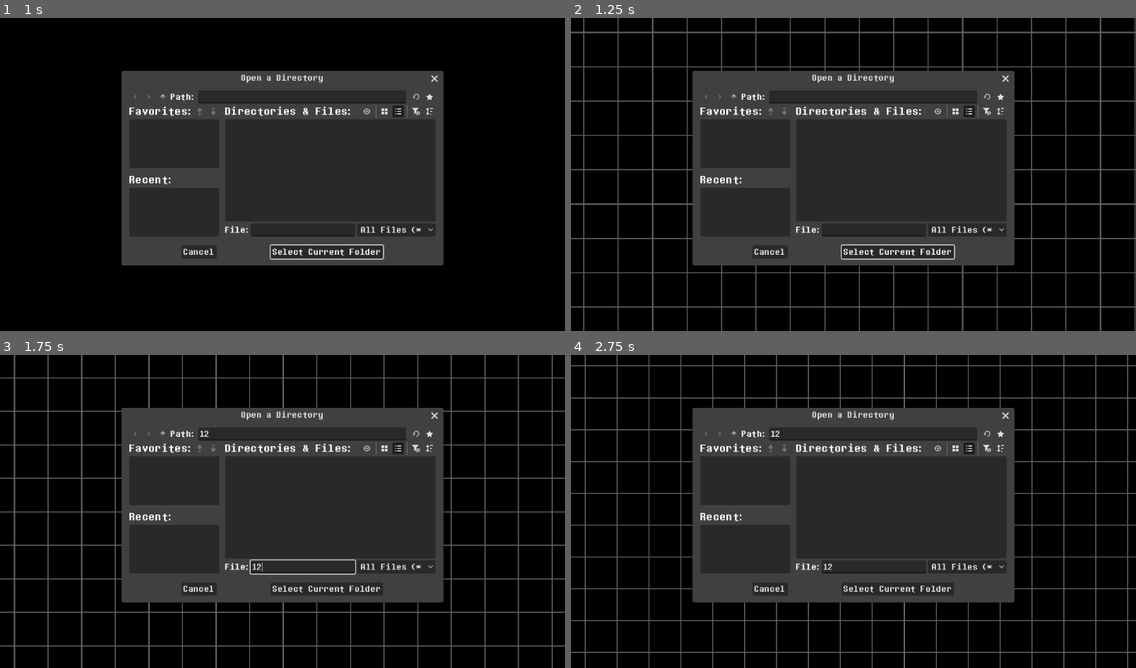
Above: before the commit, frames 1-4 (two rows, left to right).
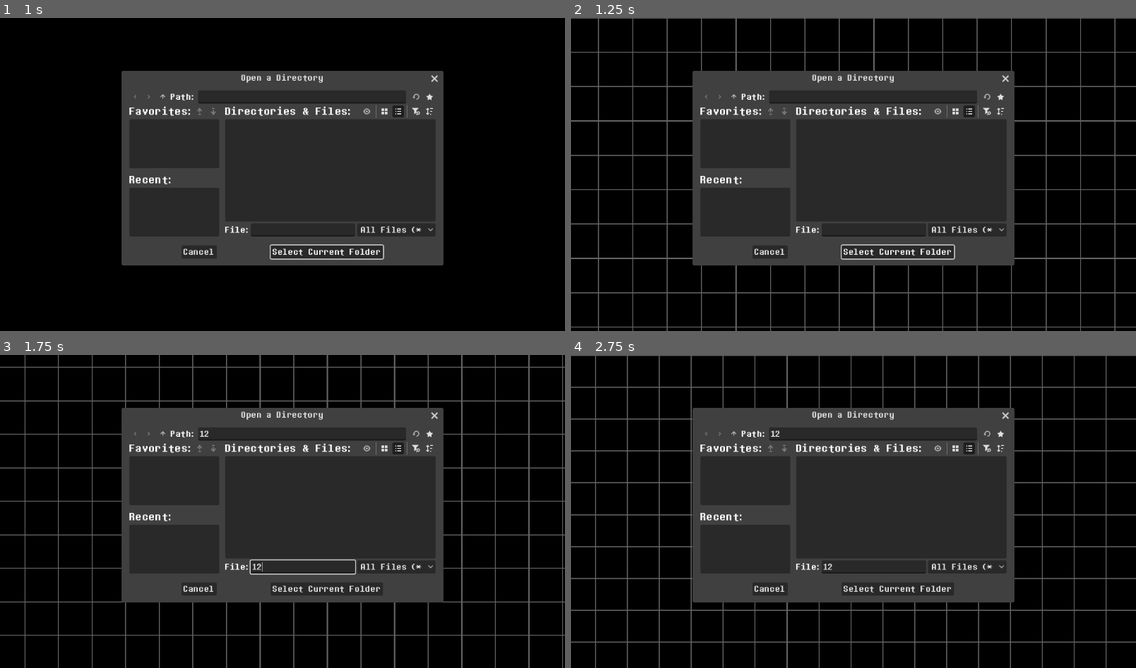
Above: after the commit, the same moments.

Repository: LunarTides/nutdealer
Game: Godot game, scene res://scenes/ui/main_menu.tscn
The game is run twice, just before and just after one commit, with the same random seed, the same clock (stepped at 60 frames per second) and the same inputs. The engine's default icon, where the game draws it, is replaced by a stand-in: a white triangle on a blue panel in a dark square.
Inputs (mouse positions are in pixels of both pictures, inside the frame that each line leads up to):
- Up to frame 1 (1 s): click "Play" at 0.5 s
- Up to frame 2 (1.25 s): no input
- Up to frame 3 (1.75 s): click (299, 433) at 1.27 s; type "12" at 1.35 s; click (305, 567) at 1.5 s; type "12" at 1.58 s
- Up to frame 4 (2.75 s): click "Play" at 2 s

Frame 1 is identical in both runs. In frame 2, 9.1% of the frame differs, in the area x 0-100%, y 0-100%; in frame 3, 9.1%; in frame 4, 10%.

Commit message:
Begin adding encounters
Very basic scene

Diff:
--- a/project.godot
+++ b/project.godot
@@ -28,6 +28,7 @@
 Game="*uid://c3lnjvu6ogxcq"
 GameData="*uid://l5dh4ucr6esa"
 Room="*uid://bowcpndgm5uca"
+Encounter="*uid://b1154jyvopxp2"
 
 [debug]
 
@@ -149,6 +150,11 @@
 "events": [Object(InputEventKey,"resource_local_to_scene":false,"resource_name":"","device":-1,"window_id":0,"alt_press …(195 unchanged characters)…
 ]
 }
+debug_end_encounter={
+"deadzone": 0.2,
+"events": [Object(InputEventKey,"resource_local_to_scene":false,"resource_name":"","device":-1,"window_id":0,"alt_pressed":false,"shift_pressed":false,"ctrl_pressed":false,"meta_pressed":false,"pressed":false,"keycode":0,"physical_keycode":4194335,"key_label":0,"unicode":0,"location":0,"echo":false,"script":null)
+]
+}
 
 [layer_names]
 
--- /dev/null
+++ b/resources/party_member_data.gd
@@ -0,0 +1,13 @@
+extends Resource
+class_name PartyMemberData
+
+@export var name: String:
+	set(value):
+		if name != value:
+			name = value
+			emit_changed()
+@export var health: int:
+	set(value):
+		if health != value:
+			health = value
+			emit_changed()
--- /dev/null
+++ b/scenes/character/encounter_party_member.gd
@@ -0,0 +1,33 @@
+extends Node2D
+class_name EncounterPartyMember
+
+signal intro_animation_ended
+
+var index: int = 0
+var data: PartyMemberData
+
+@export var animated_sprite_2d: AnimatedSprite2D
+
+# Called when the node enters the scene tree for the first time.
+func _ready() -> void:
+	# Temp before I get the sprites sorted.
+	if index == 1:
+		# Susie
+		modulate = Color.hex(0xdc00b4ff)
+	elif index == 2:
+		# Ralsei
+		modulate = Color.hex(0x36d439ff)
+
+
+# Called every frame. 'delta' is the elapsed time since the previous frame.
+func _process(delta: float) -> void:
+	pass
+
+func play_intro_animation() -> void:
+	var tween: Tween = create_tween()
+	tween.tween_interval(0.5)
+	tween.tween_property(self, ^"position", Vector2(150, 150), 0.5)
+	tween.tween_callback(intro_animation_ended.emit)
+
+func reposition() -> void:
+	position = Vector2(150, 150 * (index + 1))
--- /dev/null
+++ b/scenes/character/encounter_party_member.tscn
@@ -0,0 +1,100 @@
+[gd_scene format=3 uid="uid://db1npunkjreud"]
+
+[ext_resource type="Script" uid="uid://byyjtbjiwjhaj" path="res://scenes/character/encounter_party_member.gd" id="1_ls82y"]
+[ext_resource type="Texture2D" uid="uid://b7kh04emmiqw2" path="res://assets/sprites/characters/kris/movement/walk/down/kris_down_0.png" id="2_cejn6"]
+[ext_resource type="Texture2D" uid="uid://dk45ppiaxq32b" path="res://assets/sprites/characters/kris/movement/walk/down/kris_down_1.png" id="3_64gn4"]
+[ext_resource type="Texture2D" uid="uid://ocoqadvku7sa" path="res://assets/sprites/characters/kris/movement/walk/down/kris_down_2.png" id="4_718n5"]
+[ext_resource type="Texture2D" uid="uid://b24ptoxmjlfld" path="res://assets/sprites/characters/kris/movement/walk/down/kris_down_3.png" id="5_ne8qu"]
+[ext_resource type="Texture2D" uid="uid://dmrfirasbfeac" path="res://assets/sprites/characters/kris/movement/walk/left/kris_left_0.png" id="6_svemq"]
+[ext_resource type="Texture2D" uid="uid://iy24iqvnem2i" path="res://assets/sprites/characters/kris/movement/walk/left/kris_left_1.png" id="7_ai7bp"]
+[ext_resource type="Texture2D" uid="uid://baxn4p8lawew6" path="res://assets/sprites/characters/kris/movement/walk/left/kris_left_2.png" id="8_vx3do"]
+[ext_resource type="Texture2D" uid="uid://brmd02ghttj21" path="res://assets/sprites/characters/kris/movement/walk/left/kris_left_3.png" id="9_vaef2"]
+[ext_resource type="Texture2D" uid="uid://cjle7eerk2uk5" path="res://assets/sprites/characters/kris/movement/walk/right/kris_right_0.png" id="10_eac8k"]
+[ext_resource type="Texture2D" uid="uid://bp03nciwbyon4" path="res://assets/sprites/characters/kris/movement/walk/right/kris_right_1.png" id="11_0r0th"]
+[ext_resource type="Texture2D" uid="uid://duq7dh6pkft2h" path="res://assets/sprites/characters/kris/movement/walk/right/kris_right_2.png" id="12_y4ib7"]
+[ext_resource type="Texture2D" uid="uid://cmv7hf23vicp0" path="res://assets/sprites/characters/kris/movement/walk/right/kris_right_3.png" id="13_su7ot"]
+[ext_resource type="Texture2D" uid="uid://bdd7355ngfews" path="res://assets/sprites/characters/kris/movement/walk/up/kris_up_0.png" id="14_j0eas"]
+[ext_resource type="Texture2D" uid="uid://ddg1fct626apu" path="res://assets/sprites/characters/kris/movement/walk/up/kris_up_1.png" id="15_wqil8"]
+[ext_resource type="Texture2D" uid="uid://cupoee6oeylkx" path="res://assets/sprites/characters/kris/movement/walk/up/kris_up_2.png" id="16_bs43s"]
+[ext_resource type="Texture2D" uid="uid://cl5gd4wbu2bxf" path="res://assets/sprites/characters/kris/movement/walk/up/kris_up_3.png" id="17_myf2a"]
+
+[sub_resource type="SpriteFrames" id="SpriteFrames_actur"]
+animations = [{
+"frames": [{
+"duration": 1.0,
+"texture": ExtResource("2_cejn6")
+}, {
+"duration": 1.0,
+"texture": ExtResource("3_64gn4")
+}, {
+"duration": 1.0,
+"texture": ExtResource("4_718n5")
+}, {
+"duration": 1.0,
+"texture": ExtResource("5_ne8qu")
+}],
+"loop": 1,
+"name": &"move_down",
+"speed": 3.0
+}, {
+"frames": [{
+"duration": 1.0,
+"texture": ExtResource("6_svemq")
+}, {
+"duration": 1.0,
+"texture": ExtResource("7_ai7bp")
+}, {
+"duration": 1.0,
+"texture": ExtResource("8_vx3do")
+}, {
+"duration": 1.0,
+"texture": ExtResource("9_vaef2")
+}],
+"loop": 1,
+"name": &"move_left",
+"speed": 3.0
+}, {
+"frames": [{
+"duration": 1.0,
+"texture": ExtResource("10_eac8k")
+}, {
+"duration": 1.0,
+"texture": ExtResource("11_0r0th")
+}, {
+"duration": 1.0,
+"texture": ExtResource("12_y4ib7")
+}, {
+"duration": 1.0,
+"texture": ExtResource("13_su7ot")
+}],
+"loop": 1,
+"name": &"move_right",
+"speed": 3.0
+}, {
+"frames": [{
+"duration": 1.0,
+"texture": ExtResource("14_j0eas")
+}, {
+"duration": 1.0,
+"texture": ExtResource("15_wqil8")
+}, {
+"duration": 1.0,
+"texture": ExtResource("16_bs43s")
+}, {
+"duration": 1.0,
+"texture": ExtResource("17_myf2a")
+}],
+"loop": 1,
+"name": &"move_up",
+"speed": 3.0
+}]
+
+[node name="EncounterPartyMember" type="Node2D" unique_id=1452198581 node_paths=PackedStringArray("animated_sprite_2d")]
+z_index = 1
+scale = Vector2(2, 2)
+script = ExtResource("1_ls82y")
+animated_sprite_2d = NodePath("AnimatedSprite2D")
+
+[node name="AnimatedSprite2D" type="AnimatedSprite2D" parent="." unique_id=609764124]
+sprite_frames = SubResource("SpriteFrames_actur")
+animation = &"move_right"
--- a/scenes/tile.gd
+++ b/scenes/tile.gd
@@ -2,6 +2,8 @@
 class_name Tile
 
 const CREATOR_TILE_BEHAVIOUR_UI: PackedScene = preload("uid://b7xjlu3flg8wu")
+
+signal id_changed
 
 @export var texture: Texture2D:
 	set(value):
@@ -33,6 +35,13 @@
 
 		if is_inside_tree():
 			regenerate_id()
+# TODO: Remove this and replace it with more generic `encounter` property with different options.
+@export var encounter_on_interact: bool = false:
+	set(value):
+		encounter_on_interact = value
+
+		if is_inside_tree():
+			regenerate_id()
 @export_storage var logic_script_path: String
 
 var id: String = "null":
@@ -41,6 +50,8 @@
 
 		if is_inside_tree() and is_instance_valid(id_label):
 			id_label.text = id
+
+		id_changed.emit()
 var coords: Vector2i:
 	get:
 		return Global.position_to_coords(global_position)
@@ -62,6 +73,9 @@
 	get:
 		return logic_script_path.split("/")[-1].replace(".gd", "")
 var logic_script_dirty: bool = false
+var is_encounter: bool:
+	get:
+		return encounter_on_interact
 
 @onready var static_body_2d: StaticBody2D = $StaticBody2D
 @onready var sprite_2d: Sprite2D = $StaticBody2D/Sprite2D
@@ -120,6 +134,12 @@
 		logic.script.resource_path = logic_script_path
 	)
 
+	# Keep invisible if it should hide during play.
+	visibility_changed.connect(func() -> void:
+		if Game.playing and should_hide_during_play:
+			hide()
+	)
+
 	# Call the `_ready` function on the tile if we're actually playing. (Not creating.)
 	if not Creator.enabled:
 		logic._ready()
@@ -163,6 +183,9 @@
 func interact() -> void:
 	logic._interact()
 
+	if encounter_on_interact:
+		Encounter.start(self)
+
 func disable() -> void:
 	hide()
 	process_mode = Node.PROCESS_MODE_DISABLED
--- a/scenes/ui/creator/dark_world_ui.gd
+++ b/scenes/ui/creator/dark_world_ui.gd
@@ -49,6 +49,13 @@
 		# the difference calculation would kick in and move the
 		# grid hint too far away from the camera.
 		init_grid_hint()
+	)
+	Game.mode_changed.connect(func(old: Game.Mode, new: Game.Mode) -> void:
+		var dark_world: bool = new == Game.Mode.DarkWorld
+
+		room_coords_label.visible = dark_world
+		mouse_coords_label.visible = dark_world
+		camera_zoom_label.visible = dark_world
 	)
 
 	# Move the grid when the window's size is changed.
--- a/scenes/ui/creator/preview_actions.gd
+++ b/scenes/ui/creator/preview_actions.gd
@@ -46,6 +46,13 @@
 	Game.play_end.connect(func() -> void:
 		hide()
 	)
+	Game.mode_changed.connect(func(old: Game.Mode, new: Game.Mode) -> void:
+		var dark_world: bool = new == Game.Mode.DarkWorld
+
+		speed_button.visible = dark_world
+		noclip_button.visible = dark_world
+		next_room_button.visible = dark_world
+	)
 
 # Called every frame. 'delta' is the elapsed time since the previous frame.
 func _process(delta: float) -> void:
--- a/scenes/ui/creator/tile/behaviour_ui.gd
+++ b/scenes/ui/creator/tile/behaviour_ui.gd
@@ -7,6 +7,7 @@
 @export var check_box_container: VBoxContainer
 @export var code_edit: CodeEdit
 @export var code_container: PanelContainer
+@export var encounter_container: PanelContainer
 
 var tile: Tile
 var code_intro: String = "extends Node2D
@@ -33,6 +34,7 @@
 			# The dirty flag has changed, update the name.
 			update_name()
 	)
+	tile.id_changed.connect(reload_ui)
 
 	reload_ui()
 	update_name()
@@ -50,6 +52,9 @@
 func reload_ui() -> void:
 	if is_instance_valid(tile.logic_script):
 		code_edit.text = tile.logic_script.source_code.replace(code_intro, "")
+
+	#if tile.is_encounter:
+	tab_container.set_tab_hidden(1, not tile.is_encounter)
 
 func update_name() -> void:
 	code_container.name = "Code%s%s" % [
--- a/scenes/ui/creator/tile/behaviour_ui.tscn
+++ b/scenes/ui/creator/tile/behaviour_ui.tscn
@@ -3,6 +3,10 @@
 [ext_resource type="Script" uid="uid://bdg2wc7tdum4n" path="res://scenes/ui/creator/tile/behaviour_ui.gd" id="1_nbn28"]
 [ext_resource type="Script" uid="uid://bufb1mmxroj0y" path="res://scenes/ui/creator/tile/behaviour_check_box.gd" id="2_nbn28"]
 [ext_resource type="PackedScene" uid="uid://qpikcm3h5lhc" path="res://scenes/ui/creator/code_edit.tscn" id="3_6f6pg"]
+
+[sub_resource type="LabelSettings" id="LabelSettings_6knb3"]
+font_size = 24
+font_color = Color(0, 0.76862746, 0.9098039, 1)
 
 [sub_resource type="InputEventAction" id="InputEventAction_0dgii"]
 action = &"save"
@@ -11,7 +15,7 @@
 [sub_resource type="Shortcut" id="Shortcut_bou05"]
 events = [SubResource("InputEventAction_0dgii")]
 
-[node name="CreatorTileBehaviourUI" type="Control" unique_id=776226173 node_paths=PackedStringArray("tab_container", "check_box_container", "code_edit", "code_container")]
+[node name="CreatorTileBehaviourUI" type="Control" unique_id=776226173 node_paths=PackedStringArray("tab_container", "check_box_container", "code_edit", "code_container", "encounter_container")]
 layout_mode = 3
 anchors_preset = 15
 anchor_right = 1.0
@@ -23,6 +27,7 @@
 check_box_container = NodePath("TabContainer/Properties/CheckBoxContainer")
 code_edit = NodePath("TabContainer/Code/VBoxContainer/CodeEdit")
 code_container = NodePath("TabContainer/Code")
+encounter_container = NodePath("TabContainer/Encounter")
 
 [node name="TabContainer" type="TabContainer" parent="." unique_id=1293620555]
 layout_mode = 1
@@ -60,10 +65,27 @@
 script = ExtResource("2_nbn28")
 tile_property = &"is_room_start_position"
 
+[node name="EncounterOnInteractCheckBox" type="CheckBox" parent="TabContainer/Properties/CheckBoxContainer" unique_id=1764642405]
+layout_mode = 2
+tooltip_text = "If the player should spawn at this tile when entering the room. (Ignored by room transitions.)"
+text = "Encounter on interact (temp)"
+script = ExtResource("2_nbn28")
+tile_property = &"encounter_on_interact"
+
+[node name="Encounter" type="PanelContainer" parent="TabContainer" unique_id=1990021112]
+visible = false
+layout_mode = 2
+metadata/_tab_index = 1
+
+[node name="Label" type="Label" parent="TabContainer/Encounter" unique_id=1257365242]
+layout_mode = 2
+text = " wip :3"
+label_settings = SubResource("LabelSettings_6knb3")
+
 [node name="Code" type="PanelContainer" parent="TabContainer" unique_id=1875978336]
 visible = false
 layout_mode = 2
-metadata/_tab_index = 1
+metadata/_tab_index = 2
 
 [node name="VBoxContainer" type="VBoxContainer" parent="TabContainer/Code" unique_id=853556277]
 layout_mode = 2
--- a/scenes/ui/creator/tile/chooser.gd
+++ b/scenes/ui/creator/tile/chooser.gd
@@ -11,7 +11,10 @@
 	#Game.play_end.connect(func():
 		#show()
 	#)
-	pass
+
+	Game.mode_changed.connect(func(old: Game.Mode, new: Game.Mode) -> void:
+		visible = new == Game.Mode.DarkWorld
+	)
 
 
 # Called every frame. 'delta' is the elapsed time since the previous frame.
--- /dev/null
+++ b/scenes/ui/encounter/encounter_ui.gd
@@ -0,0 +1,46 @@
+@tool
+extends Control
+class_name EncounterUI
+
+@export var grid_move_speed: float = 300
+@export var grid_move_repeat_frequency: int = 4
+
+@export_category("UI Nodes")
+@export var grid: TextureRect
+@export var end_encounter_button: Button
+@export var camera_2d: Camera2D
+
+
+var old_grid_position: Vector2
+
+# Called when the node enters the scene tree for the first time.
+func _ready() -> void:
+	init_grid()
+
+	end_encounter_button.visible = Creator.enabled
+
+
+# Called every frame. 'delta' is the elapsed time since the previous frame.
+func _process(delta: float) -> void:
+	move_grid(delta)
+
+func init_grid() -> void:
+	# Move the grid a little left and make it a little bigger.
+	# This removes any gaps that would give away the illusion of an infinite plane.
+	var screen_size: Vector2 = Vector2(1152, 640)
+	if not Engine.is_editor_hint():
+		screen_size = Global.screen_size
+
+	grid.size = screen_size + Vector2(64 * 4, 64 * 4)
+	old_grid_position = Vector2.ZERO
+
+func move_grid(delta: float) -> void:
+	var vector: Vector2 = Vector2.UP + Vector2.RIGHT
+	grid.position += vector * grid_move_speed * delta
+
+	# Move the grid to give an illusion that it's an infinite plane.
+	if grid.position.x >= 0:
+		grid.position = Vector2(-64 * grid_move_repeat_frequency, 0)
+
+func _on_end_encounter_button_pressed() -> void:
+	Encounter.end()
--- /dev/null
+++ b/scenes/ui/encounter/encounter_ui.tscn
@@ -0,0 +1,48 @@
+[gd_scene format=3 uid="uid://dhefrdnkspjje"]
+
+[ext_resource type="Texture2D" uid="uid://dpct3ph6ypibi" path="res://assets/sprites/creator/grid_bg.png" id="1_3ians"]
+[ext_resource type="Script" uid="uid://dlcbtmiuriwy2" path="res://scenes/ui/encounter/encounter_ui.gd" id="1_dd44b"]
+
+[node name="EncounterUI" type="Control" unique_id=569011371 node_paths=PackedStringArray("grid", "end_encounter_button", "camera_2d")]
+layout_mode = 3
+anchors_preset = 15
+anchor_right = 1.0
+anchor_bottom = 1.0
+grow_horizontal = 2
+grow_vertical = 2
+script = ExtResource("1_dd44b")
+grid_move_speed = 25.0
+grid = NodePath("Grid")
+end_encounter_button = NodePath("EndEncounterButton")
+camera_2d = NodePath("Camera2D")
+
+[node name="Grid" type="TextureRect" parent="." unique_id=1906994448]
+modulate = Color(0.039698455, 0.33625436, 1.92523e-07, 1)
+z_index = -10
+layout_mode = 0
+offset_left = -87.503944
+offset_top = -168.49736
+offset_right = 1320.4961
+offset_bottom = 727.5026
+mouse_filter = 2
+texture = ExtResource("1_3ians")
+stretch_mode = 1
+metadata/_edit_lock_ = true
+
+[node name="EndEncounterButton" type="Button" parent="." unique_id=1417115440]
+layout_mode = 1
+anchors_preset = 2
+anchor_top = 1.0
+anchor_bottom = 1.0
+offset_top = -27.0
+offset_right = 145.0
+grow_vertical = 0
+text = "End Encounter"
+
+[node name="Camera2D" type="Camera2D" parent="." unique_id=589733589]
+limit_left = 0
+limit_top = 0
+limit_right = 1152
+limit_bottom = 640
+
+[connection signal="pressed" from="EndEncounterButton" to="." method="_on_end_encounter_button_pressed"]
--- a/scenes/ui/main_menu.tscn
+++ b/scenes/ui/main_menu.tscn
@@ -485,10 +485,10 @@
 modulate = Color(0.38851848, 0.38851848, 0.38851845, 1)
 z_index = -10
 layout_mode = 0
-offset_left = -43.44579
-offset_top = -212.55405
-offset_right = 1364.5542
-offset_bottom = 683.4459
+offset_left = -148.4911
+offset_top = -107.510635
+offset_right = 1259.5089
+offset_bottom = 788.4894
 mouse_filter = 2
 texture = ExtResource("2_fe2o3")
 stretch_mode = 1
--- a/scripts/creator/creator.gd
+++ b/scripts/creator/creator.gd
@@ -132,6 +132,8 @@
 	Game.constrain_camera_to_current_room()
 
 func stop_preview() -> void:
+	Game.mode = Game.Mode.DarkWorld
+
 	# Re-enable disabled tiles outside room.
 	Game.tiles.call_outside_room(Game.current_room, func(tile: Tile) -> void:
 		tile.enable()
--- /dev/null
+++ b/scripts/game/encounter.gd
@@ -0,0 +1,86 @@
+extends Node
+
+const ENCOUNTER_UI: PackedScene = preload("uid://dhefrdnkspjje")
+const ENCOUNTER_PARTY_MEMBER: PackedScene = preload("uid://db1npunkjreud")
+
+signal started(tile: Tile)
+signal ended(tile: Tile)
+
+var in_encounter: bool = false
+var encounter_tile: Tile
+var ui: EncounterUI
+
+# Called when the node enters the scene tree for the first time.
+func _ready() -> void:
+	Game.play_end.connect(func() -> void:
+		if Encounter.in_encounter:
+			Encounter.end()
+	)
+
+
+# Called every frame. 'delta' is the elapsed time since the previous frame.
+func _process(delta: float) -> void:
+	pass
+
+func _input(event: InputEvent) -> void:
+	if in_encounter and Creator.enabled and event.is_action_pressed(&"debug_end_encounter"):
+		end()
+
+func start(tile: Tile) -> void:
+	# Setup variables
+	Game.mode = Game.Mode.Encounter
+	in_encounter = true
+	encounter_tile = tile
+
+	# Setup tiles
+	for t: Tile in Game.tiles.get_all():
+		t.process_mode = Node.PROCESS_MODE_DISABLED
+		t.hide()
+	Game.player.process_mode = Node.PROCESS_MODE_DISABLED
+
+	# Create UI
+	ui = ENCOUNTER_UI.instantiate()
+	add_child(ui)
+
+	var player_position: Vector2 = Game.player.get_global_transform_with_canvas().origin
+
+	Game.player.hide()
+
+	# Change camera
+	ui.camera_2d.make_current()
+
+	# Create lead party member (Kris)
+	var party_member_lead: EncounterPartyMember = ENCOUNTER_PARTY_MEMBER.instantiate()
+	party_member_lead.index = 0
+	ui.add_child(party_member_lead)
+	party_member_lead.global_position = player_position
+	party_member_lead.play_intro_animation()
+	await party_member_lead.intro_animation_ended
+
+	# Create other Party Members
+	for i: int in range(2):
+		var party_member: EncounterPartyMember = ENCOUNTER_PARTY_MEMBER.instantiate()
+		party_member.index = i + 1
+		ui.add_child(party_member)
+		party_member.reposition()
+
+	started.emit(tile)
+
+func end() -> void:
+	# Setup variables
+	Game.mode = Game.Mode.DarkWorld
+	in_encounter = false
+
+	# Setup tiles
+	for t: Tile in Game.tiles.get_all():
+		t.process_mode = Node.PROCESS_MODE_INHERIT
+		t.show()
+	Game.player.process_mode = Node.PROCESS_MODE_INHERIT
+	Game.player.show()
+
+	# Delete all children
+	for child: Node in get_children():
+		child.queue_free()
+
+	ended.emit(encounter_tile)
+	encounter_tile = null
--- a/scripts/game/game.gd
+++ b/scripts/game/game.gd
@@ -3,10 +3,16 @@
 signal play_start
 signal play_end
 signal room_changed(old_room_index: int, new_room_index: int)
+signal mode_changed(old: Mode, new: Mode)
 
 const TILES: PackedScene = preload("uid://c810cm35ke6y5")
 const TILE: PackedScene = preload("uid://cfme7hrx25bgv")
 const GAME_PAUSE_MENU: PackedScene = preload("uid://dic6f6j0grcf0")
+
+enum Mode {
+	DarkWorld,
+	Encounter,
+}
 
 enum FeedbackType {
 	Info,
@@ -23,6 +29,13 @@
 			play_start.emit()
 		else:
 			play_end.emit()
+var mode: Mode = Mode.DarkWorld:
+	set(value):
+		if mode != value:
+			var old: Mode = mode
+			mode = value
+			mode_changed.emit(old, mode)
+
 var player: Player
 var tiles: Tiles
 var border_tiles: Node
@@ -88,7 +101,7 @@
 	current_room = room_index
 
 	# Create pause menu.
-	if not is_instance_valid(pause_menu):
+	if not Creator.enabled and not is_instance_valid(pause_menu):
 		pause_menu = GAME_PAUSE_MENU.instantiate()
 		canvas_layer.add_child(pause_menu)
 
Not shown, added: resources/party_member_data.gd.uid
Not shown, added: scenes/character/encounter_party_member.gd.uid
Not shown, added: scenes/ui/encounter/encounter_ui.gd.uid
Not shown, added: scripts/game/encounter.gd.uid
